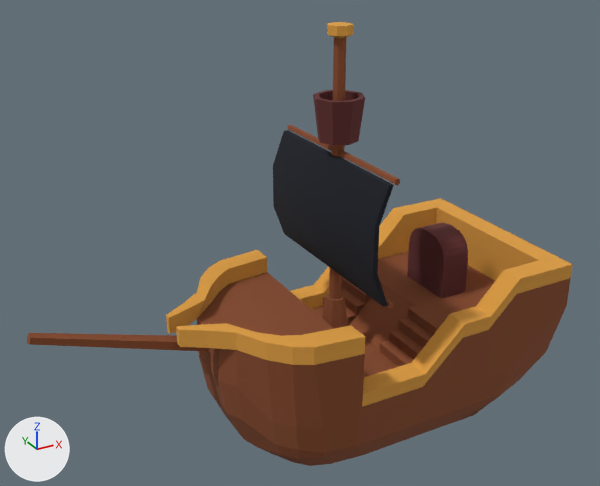
The glTF model 3d models/mesh/ship2/ship2.glb, before and after one commit.
One viewpoint serves both versions: a camera (50 mm lens) standing at (-4.02, -5.96, 4.9) and looking at (-0.74, 0.01, 1.92). Arrows for +X, +Y and +Z are at lower left; the lights stay in place. Where no turn or scale is listed for an object, it has been applied to the vertices.

In view in the first picture: 'polotence2', 'ship2'.
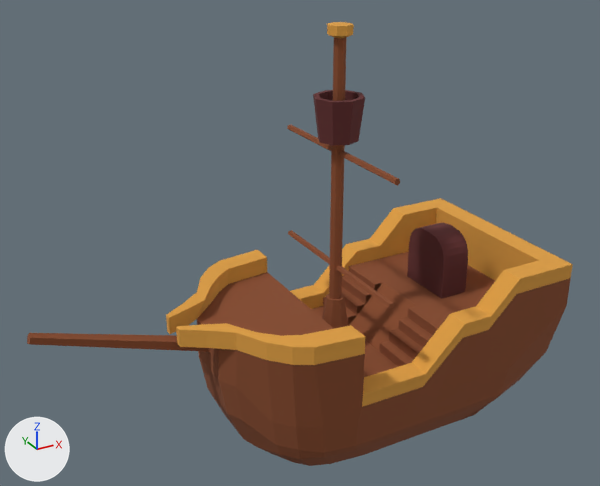
What differs and where, as boxes [x1, y1, x2, y2] in the pictures (600 x 486 px):
```json
{"object": "polotence2", "change": "deleted", "before": [273, 130, 394, 307], "on screen": "black"}
```

Scene script edits in JSON lines:
```json
{"op": "remove", "block": "ob_polotence2", "code": ["ob_polotence2 = bpy.data.objects.new('polotence2', me_cube_003)", "ob_polotence2.location = (-0.401, 0.005, 2.682)"]}
```
